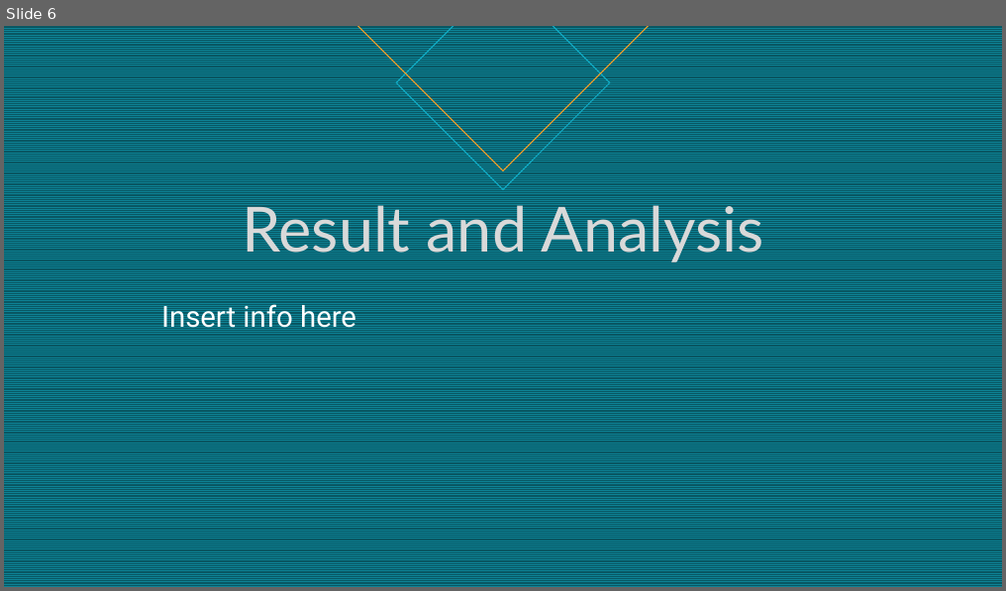
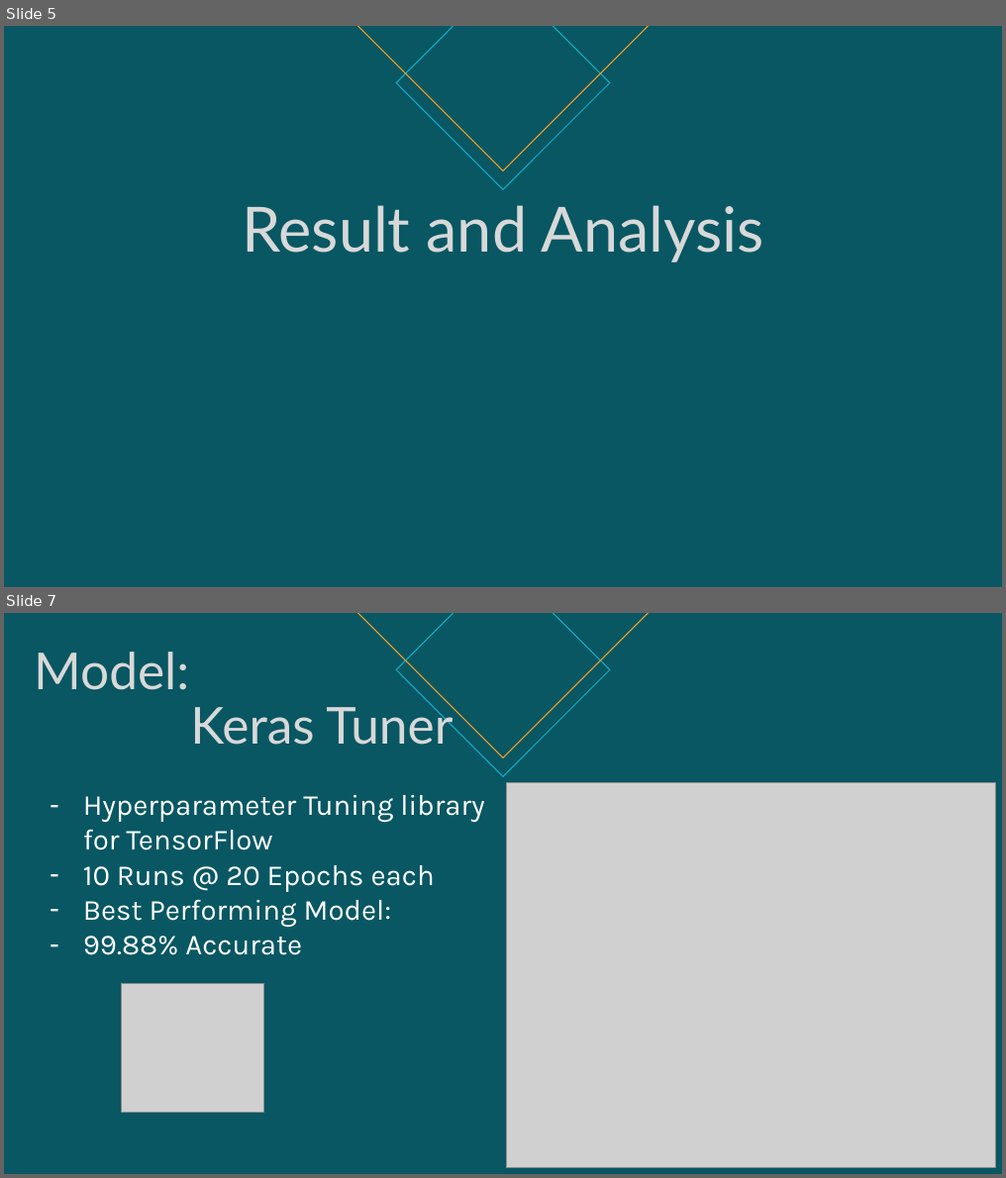
Before and after one commit to rtatat/bank-customer-churn, a slide deck: Bank Customer Churn Analysis.pptx. Shown one above the other, each under a label of ours: slide 6 before the commit, slides 5 and 7 after it; the slides between them are not shown. The pictures are 1006x591 and 1006x1178 pixels, drawn with LibreOffice and Linux fonts; fonts in the diff are those of the drawing; grey boxes stand for pictures. Boxes give left, top, right and bottom in pixels: in the first picture for what was removed or moved away, otherwise in the second. Text is boxed around its words. In the diff, an @@ line names an element or a change of style, - is before the commit and + after.

```diff
--- a/Bank Customer Churn Analysis.pptx
+++ b/Bank Customer Churn Analysis.pptx
@@ slide 7 added at bbox=[4, 613, 1002, 1174], background #085763 @@
@@ diamond added at bbox=[358, 613, 648, 758], outline #F59F26 1 pt @@
@@ diamond added at bbox=[396, 613, 610, 776], outline #11AEC7 1 pt @@
@@ title added at bbox=[34, 652, 452, 745], 49 pt, text #D8D8D8 @@
+Model:
+Keras Tuner
@@ picture added at bbox=[506, 783, 996, 1167] @@
@@ text added at bbox=[83, 794, 484, 956], 28 pt, text #FFFFFF @@
+– Hyperparameter Tuning library for TensorFlow
+– 10 Runs @ 20 Epochs each
+– Best Performing Model:
+– 99.88% Accurate
@@ picture added at bbox=[122, 983, 263, 1112] @@
@@ what was slide 6 is now slide 5 @@
@@ slide 5 changed as well @@
@@ background pattern #0D8295 on #085764 to #085763 @@
@@ title "Result and Analysis" at bbox=[242, 205, 763, 263]: text colour #D9D9D9 to #D8D8D8 @@
@@ text removed at bbox=[161, 301, 356, 335] @@
-Insert info here
```
Also in this commit, not shown: 4 other slides changed, 7 other slides added, 4 slides removed.
